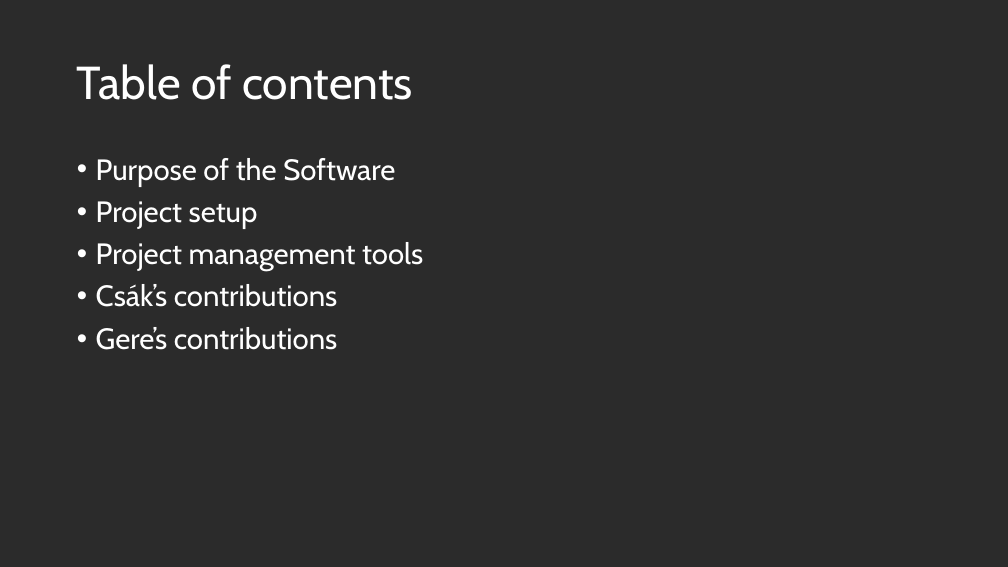
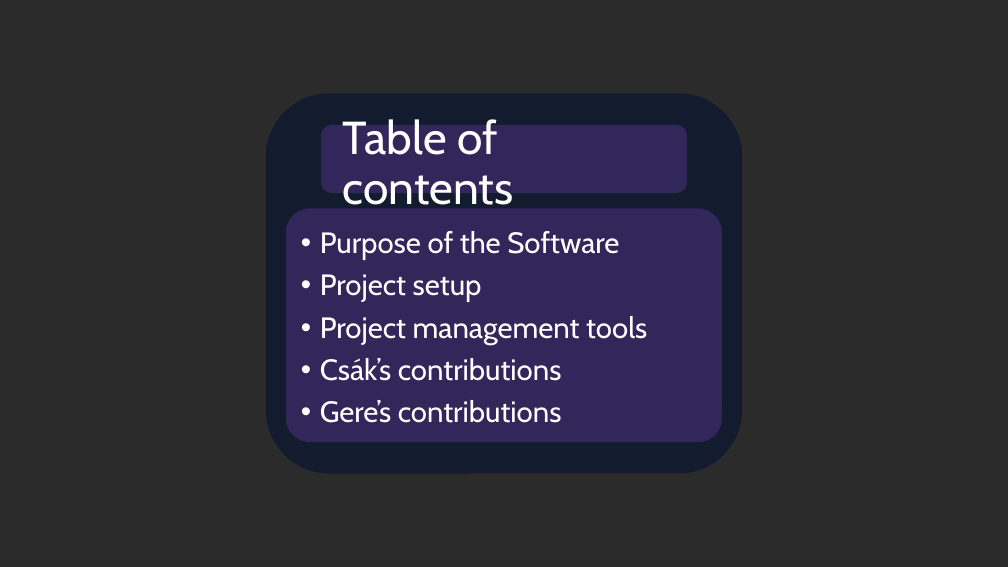
Before and after one commit to pollak-vizsgaremek/Bellora, a slide deck: slide 2 of docs/Bellora.pptx. Drawn at 1008x567 pixels with LibreOffice and Linux fonts; fonts in the diff are those of the drawing; background and template pictures are left out; a plain dark background stands for a picture behind light text. Boxes give left, top, right and bottom in pixels: in the first picture for what was removed or moved away, otherwise in the second. Text is boxed around its words. In the diff, an @@ line names an element or a change of style, - is before the commit and + after.

```diff
--- a/docs/Bellora.pptx
+++ b/docs/Bellora.pptx
@@ rounded rectangle added at (266,94,743,474), fill #111A2F at 90% opacity @@
@@ title "Table of contents" rewrapped from (77,64,413,100) to (343,115,514,208) @@
@@ rounded rectangle added at (321,125,687,193), fill #31275A @@
@@ rounded rectangle added at (286,209,722,442), fill #31275A @@
@@ text "Purpose of the Software": place and size @@
-text "Purpose of the Software" at (96,158,423,350)
+text "Purpose of the Software" at (320,231,647,423)
```
Also in this commit, not shown: 7 other slides changed.
